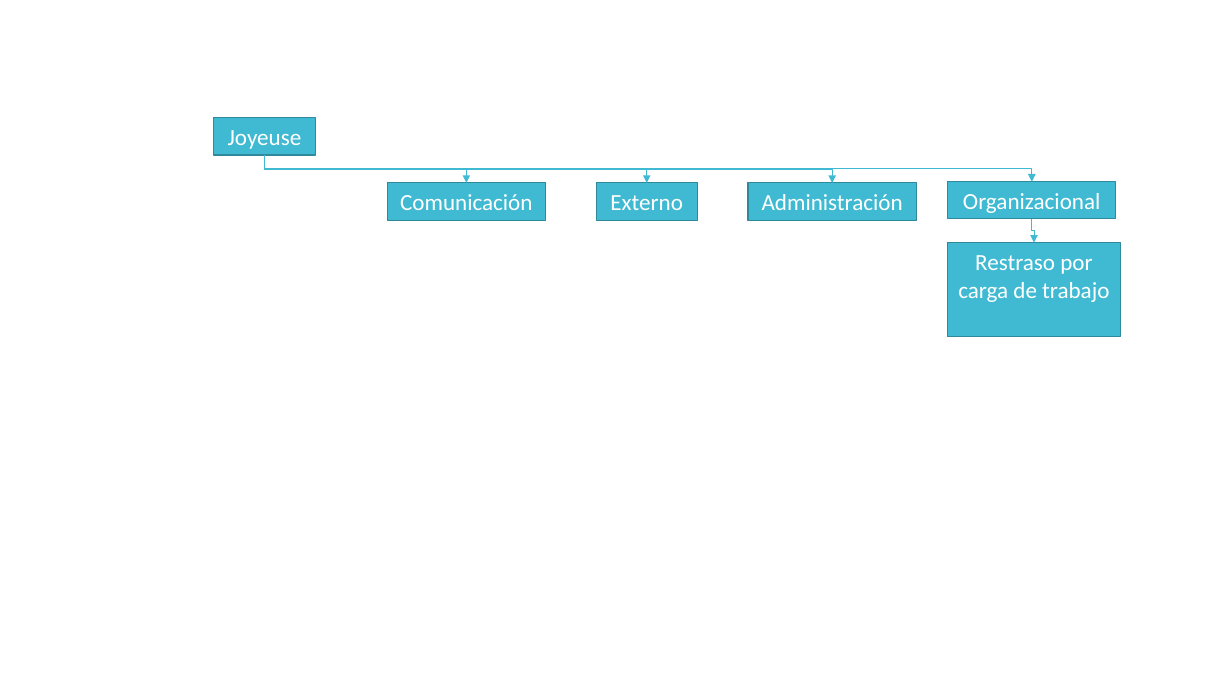
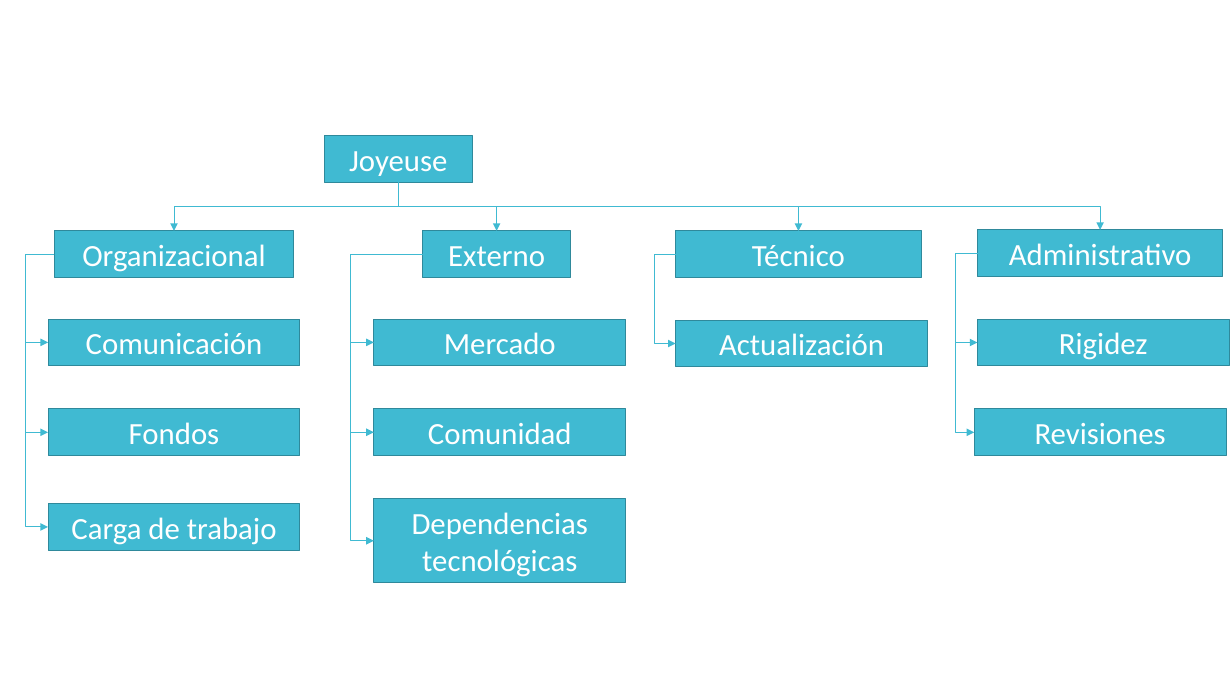
Before and after one commit to DerTee/Framework-Joyeuse, a slide deck: slide 4 of Presentaciones/4.7 Control de programa de proyecto.pptx. Drawn at 1232x693 pixels with LibreOffice and Linux fonts; fonts in the diff are those of the drawing. Boxes give left, top, right and bottom in pixels: in the first picture for what was removed or moved away, otherwise in the second. Text is boxed around its words. In the diff, an @@ line names an element or a change of style, - is before the commit and + after.

```diff
--- a/Presentaciones/4.7 Control de programa de proyecto.pptx
+++ b/Presentaciones/4.7 Control de programa de proyecto.pptx
@@ rectangle "Joyeuse": place and size @@
-rectangle "Joyeuse" at [214, 117, 316, 154]
+rectangle "Joyeuse" at [324, 136, 472, 182]
@@ elbow arrow moved from (264, 155) - (467, 183) to (398, 182) - (174, 231) @@
@@ elbow arrow moved from (264, 155) - (1032, 182) to (398, 182) - (799, 231) @@
@@ elbow arrow moved from (264, 155) - (647, 183) to (398, 182) - (497, 231) @@
@@ elbow arrow moved from (264, 155) - (833, 183) to (398, 182) - (1101, 230) @@
@@ rectangle removed at [749, 183, 917, 220] @@
-Administración
@@ size 18 to 24 pt in 4 elements at [324, 136, 472, 182], [423, 231, 571, 277], [48, 319, 300, 365], [55, 231, 294, 277] @@
@@ rectangle "Organizacional": place and size @@
-rectangle "Organizacional" at [948, 182, 1116, 219]
+rectangle "Organizacional" at [55, 231, 294, 277]
@@ rectangle "Externo": place and size @@
-rectangle "Externo" at [596, 183, 698, 220]
+rectangle "Externo" at [423, 231, 571, 277]
@@ rectangle added at [676, 231, 921, 277], fill #40BAD2, outline #2F8A9B 0.85 pt, 24 pt, text #FFFFFF @@
+Técnico
@@ rectangle added at [978, 230, 1224, 276], fill #40BAD2, outline #2F8A9B 0.85 pt, 24 pt, text #FFFFFF @@
+Administrativo
@@ elbow arrow added from (55, 254) to (48, 343), #40BAD2 0.75 pt @@
@@ elbow arrow added from (55, 254) to (48, 433), #40BAD2 0.75 pt @@
@@ elbow arrow added from (55, 254) to (48, 527), #40BAD2 0.75 pt @@
@@ elbow arrow added from (423, 254) to (374, 343), #40BAD2 0.75 pt @@
@@ elbow arrow added from (423, 254) to (374, 433), #40BAD2 0.75 pt @@
@@ elbow arrow added from (423, 254) to (374, 541), #40BAD2 0.75 pt @@
@@ elbow arrow moved from (1032, 219) - (1034, 243) to (677, 254) - (676, 344) @@
@@ elbow arrow added from (979, 253) to (978, 343), #40BAD2 0.75 pt @@
@@ elbow arrow added from (978, 253) to (974, 433), #40BAD2 0.75 pt @@
@@ rectangle "Comunicación": place and size @@
-rectangle "Comunicación" at [387, 183, 545, 220]
+rectangle "Comunicación" at [48, 319, 300, 365]
@@ rectangle added at [374, 319, 627, 365], fill #40BAD2, outline #2F8A9B 0.85 pt, 24 pt, text #FFFFFF @@
+Mercado
@@ rectangle added at [676, 320, 928, 366], fill #40BAD2, outline #2F8A9B 0.85 pt, 24 pt, text #FFFFFF @@
+Actualización
@@ rectangle added at [978, 319, 1230, 365], fill #40BAD2, outline #2F8A9B 0.85 pt, 24 pt, text #FFFFFF @@
+Rigidez
@@ rectangle added at [48, 409, 300, 456], fill #40BAD2, outline #2F8A9B 0.85 pt, 24 pt, text #FFFFFF @@
+Fondos
@@ rectangle added at [374, 409, 627, 456], fill #40BAD2, outline #2F8A9B 0.85 pt, 24 pt, text #FFFFFF @@
+Comunidad
@@ rectangle added at [974, 409, 1226, 456], fill #40BAD2, outline #2F8A9B 0.85 pt, 24 pt, text #FFFFFF @@
+Revisiones
@@ rectangle "Carga de trabajo": place and size @@
-rectangle "Carga de trabajo" at [948, 243, 1121, 336]
+rectangle "Carga de trabajo" at [48, 504, 300, 550]
@@ rectangle added at [374, 499, 627, 583], fill #40BAD2, outline #2F8A9B 0.85 pt, 24 pt, text #FFFFFF @@
+Dependencias tecnológicas
@@ text in rectangle at [71, 517, 277, 545]: text changed; size 18 to 24 pt @@
-Restraso por carga de trabajo
+Carga de trabajo
```
Also in this commit, not shown: 1 slide added, 3 other files.
